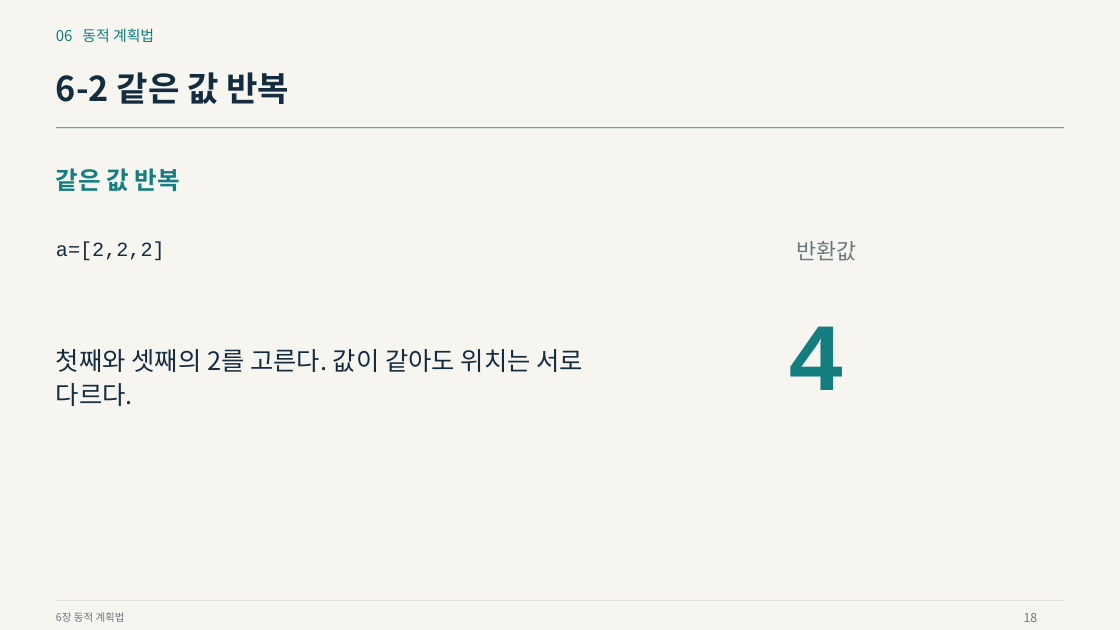
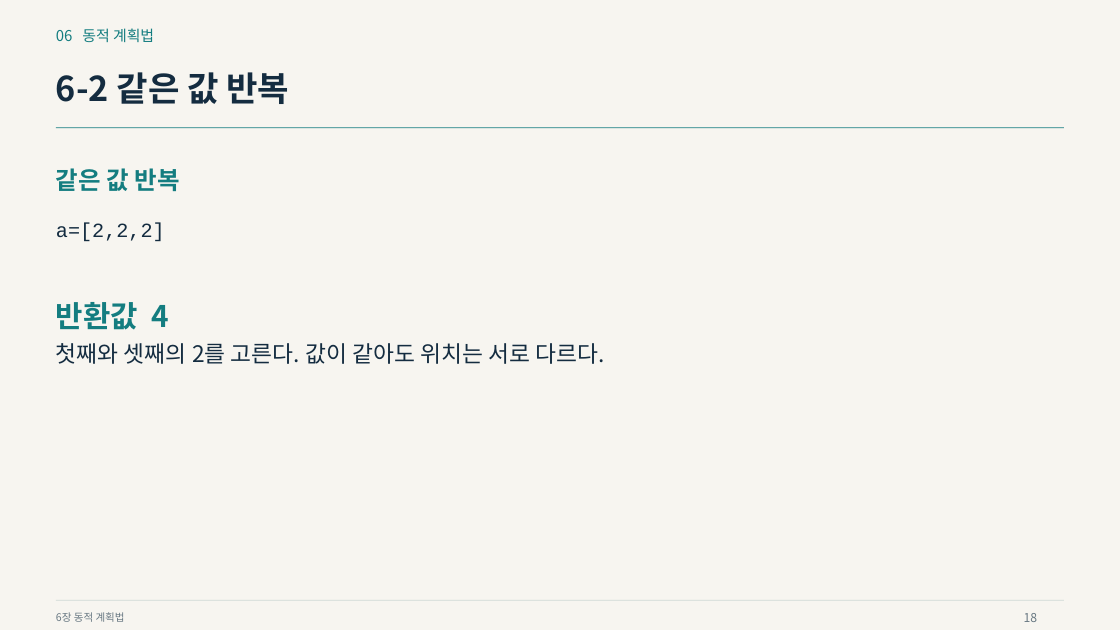
Before and after one commit to Sangdon-Park/Sangdon-Park.github.io, a slide deck: slide 18 of data/알고리즘/6장_동적_계획법.pptx. Drawn at 1120x630 pixels with LibreOffice and Linux fonts; fonts in the diff are those of the drawing. Boxes give left, top, right and bottom in pixels: in the first picture for what was removed or moved away, otherwise in the second. Text is boxed around its words. In the diff, an @@ line names an element or a change of style, - is before the commit and + after.

```diff
--- a/data/알고리즘/6장_동적_계획법.pptx
+++ b/data/알고리즘/6장_동적_계획법.pptx
@@ text "a=[2,2,2]": place and size @@
-text "a=[2,2,2]" at <box>56,242,165,261</box>
+text "a=[2,2,2]" at <box>56,223,165,242</box>
@@ text at <box>56,302,170,330</box>: text changed; size 18.8 to 25.5 pt; text colour #697983 to #147D80; bold on @@
-반환값
+반환값 4
@@ text removed at <box>787,326,845,390</box> @@
-4
@@ text at <box>56,343,605,364</box>: text changed; size 21.8 to 19.5 pt @@
-첫째와 셋째의 2를 고른다. 값이 같아도 위치는 서로
-다르다.
+첫째와 셋째의 2를 고른다. 값이 같아도 위치는 서로 다르다.
```
Also in this commit, not shown: 24 other slides changed, 3 other files.
